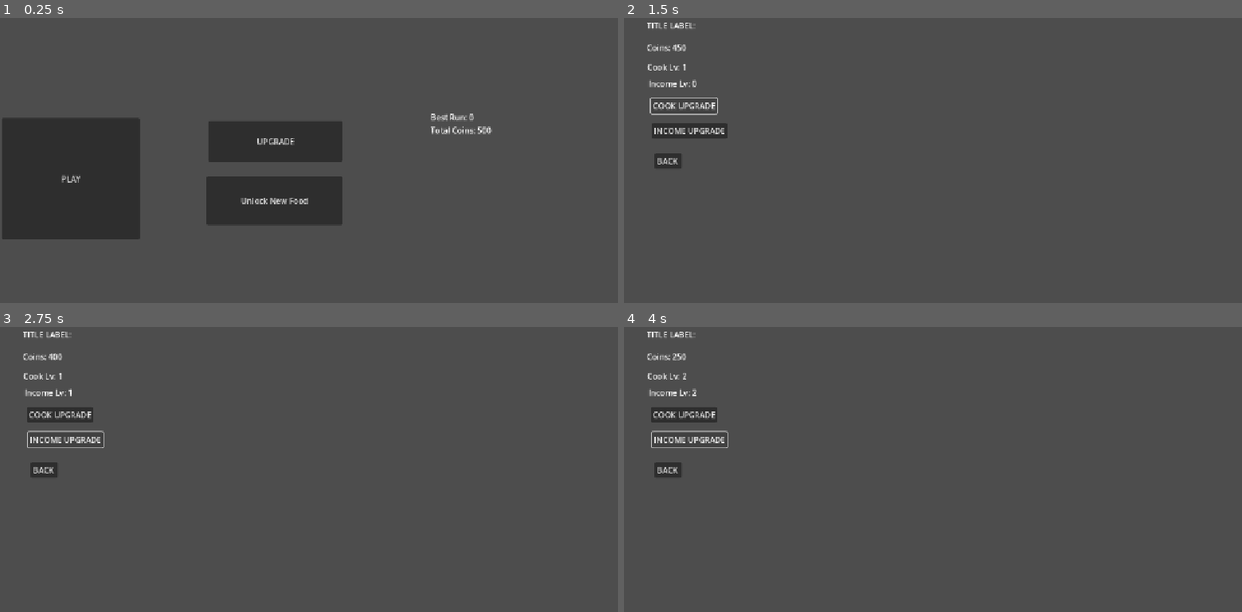
Above: before the commit, frames 1-4 (two rows, left to right).
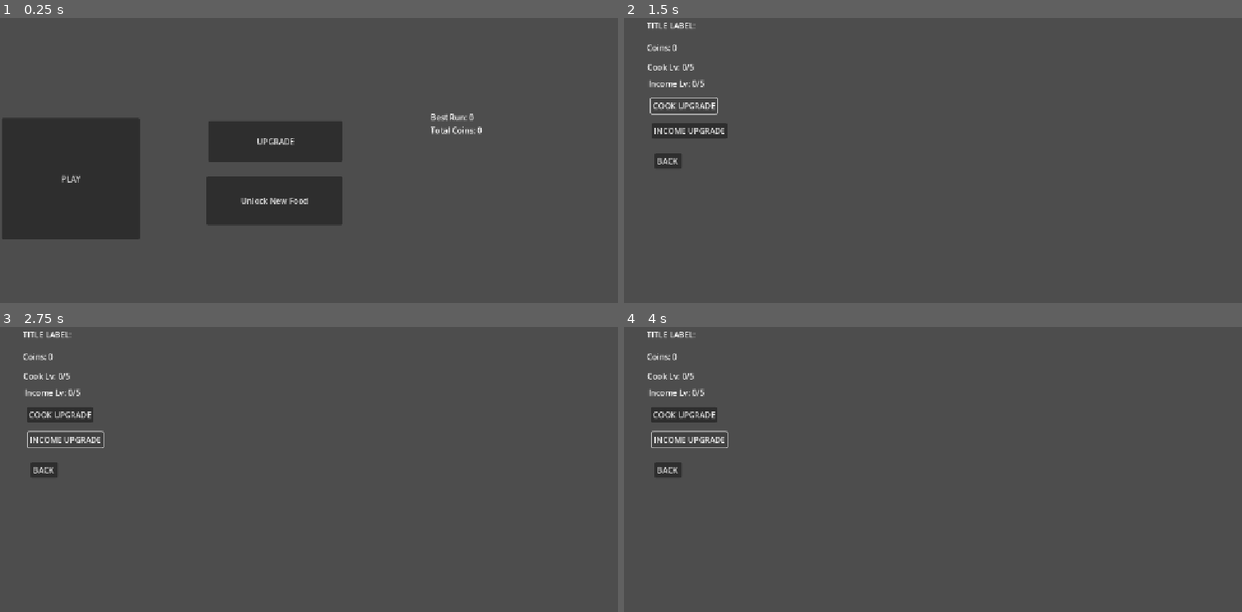
Above: after the commit, the same moments.

Repository: non123a/resturantSim
Game: Godot game, scene res://scenes/dashboard/dashboard.tscn
Same seed, same stepped clock (60 frames per second), same inputs: the game is played once before the commit and once after it.
Inputs:
- Up to frame 1 (0.25 s): no input
- Up to frame 2 (1.5 s): click "UPGRADE" at 0.5 s; click "COOK UPGRADE" at 1.25 s
- Up to frame 3 (2.75 s): click "INCOME UPGRADE" at 2 s
- Up to frame 4 (4 s): click "COOK UPGRADE" at 2.75 s; click "INCOME UPGRADE" at 3.5 s

The runs differ from the first frame. In frame 1, less than 0.1% of the frame differs, in the area x 77-80%, y 37-41%; in frame 2, less than 0.1%; in frame 3, 0.1%, in the area x 7-14%, y 9-25%; in frame 4, less than 0.1%.

Commit message:
make customer more, cooking speed fix

Diff:
--- a/scripts/FoodData.gd
+++ b/scripts/FoodData.gd
@@ -10,7 +10,7 @@
 		"type": "display",
 		"steps": [],
 		"cook_time": 1.0,
-		"price": 8
+		"price": 6
 	},
 
 	"apple_pie": {
@@ -69,7 +69,7 @@
 		"type": "stove",
 		"steps": ["stove"],
 		"cook_time": 4.0,
-		"price": 15
+		"price": 18
 	},
 
 	"bacon": {
@@ -88,13 +88,13 @@
 		"type": "multi",
 		"steps": ["prep", "stove"],
 		"cook_time": 5.0,
-		"price": 25
+		"price": 30
 	},
 
 	"burrito": {
 		"type": "multi",
 		"steps": ["prep"],
 		"cook_time": 5.5,
-		"price": 20
+		"price": 22
 	}
 }
--- a/scripts/GameData.gd
+++ b/scripts/GameData.gd
@@ -2,8 +2,9 @@
 func _ready():
 	load_game()
 	normalize_unlocked_foods()
+	normalize_upgrades()
 
-var coins = 500
+var coins = 0
 var best_coins = 0
 var upgrades = {
 	"cook_speed": 0,
@@ -33,19 +34,19 @@
 	},
 	"burger": {
 		"display_name": "Burger",
-		"unlock_cost": 200,
+		"unlock_cost": 500,
 		"implemented": true,
 		"start_unlocked": false
 	},
 	"burrito": {
 		"display_name": "Burrito",
-		"unlock_cost": 400,
+		"unlock_cost": 300,
 		"implemented": true,
 		"start_unlocked": false
 	},
 	"jelly": {
 		"display_name": "Jelly",
-		"unlock_cost": 150,
+		"unlock_cost": 120,
 		"implemented": true,
 		"start_unlocked": false
 	}
@@ -113,6 +114,10 @@
 
 	unlocked_foods = normalized_foods
 
+func normalize_upgrades():
+	upgrades["cook_speed"] = clamp(upgrades.get("cook_speed", 0), 0, 5)
+	upgrades["income"] = clamp(upgrades.get("income", 0), 0, 5)
+
 
 func save_game():
 	var file = FileAccess.open("user://savegame.save", FileAccess.WRITE)
@@ -140,3 +145,4 @@
 	upgrades = data["upgrades"]
 	unlocked_foods = data["unlocked_foods"]
 	normalize_unlocked_foods()
+	normalize_upgrades()
--- a/scripts/GameManager.gd
+++ b/scripts/GameManager.gd
@@ -32,8 +32,7 @@
 	initialize_ingredient_registry()
 	initialize_prep_slots()
 
-	for i in range(2):
-		spawn_customer()
+	spawn_customers_to_target()
 
 	# ✅ show actual coins
 	$CanvasLayer/CoinLabel.text = "Coins: " + str(GameData.coins)
@@ -67,6 +66,9 @@
 	if not game_active:
 		return
 	var c = customer_scene.instantiate()
+	var customer_patience = get_customer_patience()
+	c.max_patience = customer_patience
+	c.patience = customer_patience
 	add_child(c)
 
 	var index = get_open_spawn_index()
@@ -78,6 +80,26 @@
 
 	customers.append(c)
 	customer_slots[c] = index
+
+func spawn_customers_to_target():
+	var target_count = get_customer_target_count()
+	while customers.size() < target_count:
+		spawn_customer()
+
+func get_customer_target_count():
+	if GameData.is_food_unlocked("burrito"):
+		return 3
+
+	return 2
+
+func get_customer_patience():
+	if GameData.is_food_unlocked("burger"):
+		return 8.0
+
+	if GameData.is_food_unlocked("jelly"):
+		return 9.0
+
+	return 10.0
 
 func get_open_spawn_index():
 	for i in range(spawn_positions.size()):
@@ -88,11 +110,11 @@
 
 func _on_customer_served(customer):
 	remove_customer(customer)
-	spawn_customer()
+	spawn_customers_to_target()
 
 func _on_customer_left_angry(customer):
 	remove_customer(customer)
-	spawn_customer()
+	spawn_customers_to_target()
 
 func remove_customer(customer):
 	customers.erase(customer)
@@ -283,7 +305,7 @@
 
 	lock_ingredient_instances(input_instances)
 
-	await get_tree().create_timer(recipe["duration"]).timeout
+	await get_tree().create_timer(get_recipe_duration(recipe)).timeout
 
 	consume_ingredient_instances(input_instances)
 	prep_slot_ingredient_instances[slot] = []
@@ -413,7 +435,7 @@
 func process_recipe(recipe, output_position, input_instances):
 	print("Processing recipe:", recipe["recipe_id"])
 
-	await get_tree().create_timer(recipe["duration"]).timeout
+	await get_tree().create_timer(get_recipe_duration(recipe)).timeout
 
 	consume_ingredient_instances(input_instances)
 
@@ -468,6 +490,11 @@
 func get_ingredient_node(ingredient_name):
 	return ingredient_templates.get(ingredient_name)
 
+func get_recipe_duration(recipe):
+	var cook_speed_level = min(GameData.upgrades["cook_speed"], 5)
+	var speed_bonus = min(cook_speed_level * 0.07, 0.35)
+	return recipe["duration"] * (1.0 - speed_bonus)
+
 func try_drop_on_customer(ingredient):
 	if not game_active:
 		return false
@@ -510,13 +537,14 @@
 		return 0
 
 	var base_reward = FoodData.foods[food_id]["price"]
-	var bonus = 1 + (GameData.upgrades["income"] * 0.1)
+	var income_level = min(GameData.upgrades["income"], 5)
+	var bonus = 1 + (income_level * 0.08)
 	var reward = int(base_reward * bonus)
 
 	print(
 		"Food:", food_id,
 		" Base:", base_reward,
-		" IncomeLv:", GameData.upgrades["income"],
+		" IncomeLv:", income_level,
 		" Final:", reward
 	)
 
--- a/scripts/RecipeData.gd
+++ b/scripts/RecipeData.gd
@@ -29,7 +29,7 @@
 		"recipe_id": "burger_bread_plus_vegetable",
 		"station": "prep",
 		"inputs": ["burger_bread", "burger_vegetable"],
-		"duration": 1.0,
+		"duration": 0.6,
 		"output_ingredient": "burger_bread_vegetable",
 		"output_food_id": ""
 	},
@@ -37,7 +37,7 @@
 		"recipe_id": "burger_bread_plus_beef",
 		"station": "prep",
 		"inputs": ["burger_bread", "burger_beef"],
-		"duration": 1.0,
+		"duration": 0.6,
 		"output_ingredient": "burger_bread_beef",
 		"output_food_id": ""
 	},
@@ -45,7 +45,7 @@
 		"recipe_id": "burger_bread_vegetable_plus_sauce",
 		"station": "prep",
 		"inputs": ["burger_bread_vegetable", "burger_sauce"],
-		"duration": 1.0,
+		"duration": 0.6,
 		"output_ingredient": "burger_bread_vegetable_sauce",
 		"output_food_id": ""
 	},
@@ -53,7 +53,7 @@
 		"recipe_id": "burger_bread_vegetable_plus_beef",
 		"station": "prep",
 		"inputs": ["burger_bread_vegetable", "burger_beef"],
-		"duration": 1.0,
+		"duration": 0.6,
 		"output_ingredient": "burger_bread_vegetable_beef",
 		"output_food_id": ""
 	},
@@ -61,7 +61,7 @@
 		"recipe_id": "burger_bread_beef_plus_sauce",
 		"station": "prep",
 		"inputs": ["burger_bread_beef", "burger_sauce"],
-		"duration": 1.0,
+		"duration": 0.6,
 		"output_ingredient": "burger_bread_beef_sauce",
 		"output_food_id": ""
 	},
@@ -69,7 +69,7 @@
 		"recipe_id": "finish_burger_from_vegetable_sauce",
 		"station": "prep",
 		"inputs": ["burger_bread_vegetable_sauce", "burger_beef"],
-		"duration": 1.0,
+		"duration": 0.6,
 		"output_ingredient": "burger",
 		"output_food_id": "burger"
 	},
@@ -77,7 +77,7 @@
 		"recipe_id": "finish_burger_from_vegetable_beef",
 		"station": "prep",
 		"inputs": ["burger_bread_vegetable_beef", "burger_sauce"],
-		"duration": 1.0,
+		"duration": 0.6,
 		"output_ingredient": "burger",
 		"output_food_id": "burger"
 	},
@@ -85,7 +85,7 @@
 		"recipe_id": "finish_burger_from_beef_sauce",
 		"station": "prep",
 		"inputs": ["burger_bread_beef_sauce", "burger_vegetable"],
-		"duration": 1.0,
+		"duration": 0.6,
 		"output_ingredient": "burger",
 		"output_food_id": "burger"
 	},
@@ -93,7 +93,7 @@
 		"recipe_id": "burrito_meat_to_tortilla",
 		"station": "prep",
 		"inputs": ["burrito_meat"],
-		"duration": 1.0,
+		"duration": 0.4,
 		"output_ingredient": "burrito_meat_tortilla",
 		"output_food_id": ""
 	},
@@ -101,7 +101,7 @@
 		"recipe_id": "burrito_rice_to_tortilla",
 		"station": "prep",
 		"inputs": ["burrito_rice"],
-		"duration": 1.0,
+		"duration": 0.4,
 		"output_ingredient": "burrito_rice_tortilla",
 		"output_food_id": ""
 	},
@@ -109,7 +109,7 @@
 		"recipe_id": "burrito_meat_tortilla_plus_vegetable",
 		"station": "prep",
 		"inputs": ["burrito_meat_tortilla", "burrito_vegetable"],
-		"duration": 1.0,
+		"duration": 0.6,
 		"output_ingredient": "burrito_meat_tortilla_vegetable",
 		"output_food_id": ""
 	},
@@ -117,7 +117,7 @@
 		"recipe_id": "burrito_rice_tortilla_plus_vegetable",
 		"station": "prep",
 		"inputs": ["burrito_rice_tortilla", "burrito_vegetable"],
-		"duration": 1.0,
+		"duration": 0.6,
 		"output_ingredient": "burrito_rice_tortilla_vegetable",
 		"output_food_id": ""
 	},
@@ -125,7 +125,7 @@
 		"recipe_id": "burrito_meat_tortilla_plus_rice",
 		"station": "prep",
 		"inputs": ["burrito_meat_tortilla", "burrito_rice"],
-		"duration": 1.0,
+		"duration": 0.6,
 		"output_ingredient": "burrito_meat_rice_tortilla",
 		"output_food_id": ""
 	},
@@ -133,7 +133,7 @@
 		"recipe_id": "burrito_rice_tortilla_plus_meat",
 		"station": "prep",
 		"inputs": ["burrito_rice_tortilla", "burrito_meat"],
-		"duration": 1.0,
+		"duration": 0.6,
 		"output_ingredient": "burrito_meat_rice_tortilla",
 		"output_food_id": ""
 	},
@@ -141,7 +141,7 @@
 		"recipe_id": "burrito_meat_path_add_rice",
 		"station": "prep",
 		"inputs": ["burrito_meat_tortilla_vegetable", "burrito_rice"],
-		"duration": 1.0,
+		"duration": 0.6,
 		"output_ingredient": "burrito_beef_rice_tortilla",
 		"output_food_id": ""
 	},
@@ -149,7 +149,7 @@
 		"recipe_id": "burrito_rice_path_add_meat",
 		"station": "prep",
 		"inputs": ["burrito_rice_tortilla_vegetable", "burrito_meat"],
-		"duration": 1.0,
+		"duration": 0.6,
 		"output_ingredient": "burrito_beef_rice_tortilla",
 		"output_food_id": ""
 	},
@@ -157,7 +157,7 @@
 		"recipe_id": "burrito_meat_rice_plus_vegetable",
 		"station": "prep",
 		"inputs": ["burrito_meat_rice_tortilla", "burrito_vegetable"],
-		"duration": 1.0,
+		"duration": 0.6,
 		"output_ingredient": "burrito_beef_rice_tortilla",
 		"output_food_id": ""
 	},
--- a/scripts/Upgrade.gd
+++ b/scripts/Upgrade.gd
@@ -1,4 +1,7 @@
 extends Control
+
+const MAX_UPGRADE_LEVEL = 5
+const UPGRADE_COSTS = [75, 150, 275, 450, 650]
 
 func _ready():
 	update_ui()
@@ -6,12 +9,24 @@
 func update_ui():
 	$CoinLabel.text = "Coins: " + str(GameData.coins)
 
-	$CookLevelLabel.text = "Cook Lv: " + str(GameData.upgrades["cook_speed"])
-	$IncomeLevelLabel.text = "Income Lv: " + str(GameData.upgrades["income"])
+	$CookLevelLabel.text = "Cook Lv: " + str(GameData.upgrades["cook_speed"]) + "/" + str(MAX_UPGRADE_LEVEL)
+	$IncomeLevelLabel.text = "Income Lv: " + str(GameData.upgrades["income"]) + "/" + str(MAX_UPGRADE_LEVEL)
+	$CookUpgradeButton.disabled = GameData.upgrades["cook_speed"] >= MAX_UPGRADE_LEVEL
+	$IncomeUpgradeButton.disabled = GameData.upgrades["income"] >= MAX_UPGRADE_LEVEL
+
+func get_upgrade_cost(upgrade_id):
+	var level = GameData.upgrades[upgrade_id]
+	if level >= MAX_UPGRADE_LEVEL:
+		return 0
+
+	return UPGRADE_COSTS[level]
 
 
 func _on_cook_upgrade_button_pressed():
-	var cost = 50 + (GameData.upgrades["cook_speed"] * 25)
+	if GameData.upgrades["cook_speed"] >= MAX_UPGRADE_LEVEL:
+		return
+
+	var cost = get_upgrade_cost("cook_speed")
 
 	if GameData.coins >= cost:
 		GameData.coins -= cost
@@ -22,8 +37,10 @@
 
 
 func _on_income_upgrade_button_pressed():
-	#var cost = 50
-	var cost = 50 + (GameData.upgrades["income"] * 25)
+	if GameData.upgrades["income"] >= MAX_UPGRADE_LEVEL:
+		return
+
+	var cost = get_upgrade_cost("income")
 
 	if GameData.coins >= cost:
 		GameData.coins -= cost
--- a/scripts/customer.gd
+++ b/scripts/customer.gd
@@ -16,6 +16,7 @@
 
 func _ready():
 	$ProgressBar.max_value = max_patience
+	$ProgressBar.value = patience
 
 	order = GameData.get_random_order_food()
 	print("Customer wants:", order)
